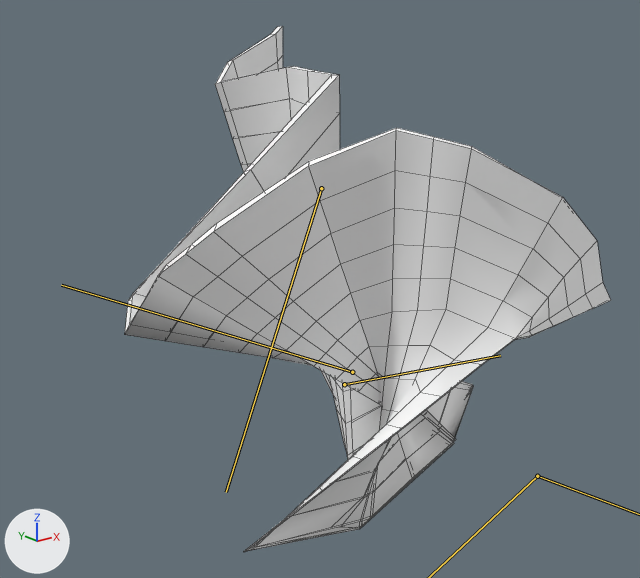
The FBX model SparkleLeaf/Assets/Art/Models/paperPlane.fbx as it was, and as the next commit left it.
Camera for both pictures: a camera (50 mm lens) standing at (-0.1179, -0.1386, 0.0791) and looking at (-0.0033, 0.0046, 0.0218). Every picture has the same lights, and +X, +Y and +Z are marked at lower left. Both versions are drawn at frame 5 of the action 'rotateR_001'; the numbers are the values there. The bones that change are drawn over the model as lines. Mesh edges are drawn as thin lines.
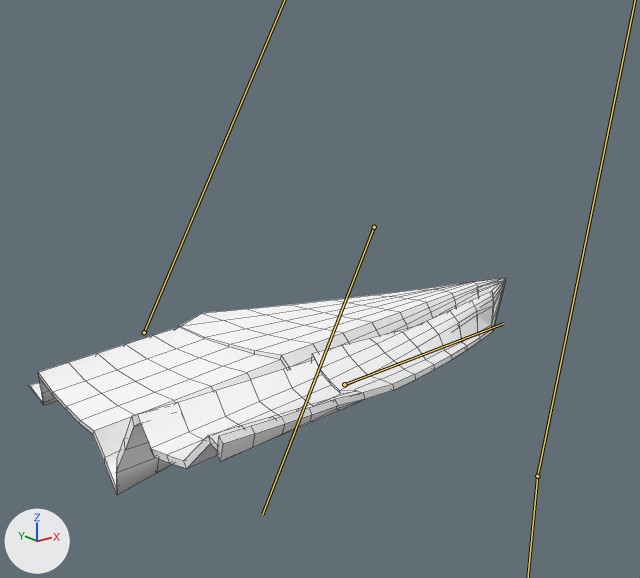
Location of each change, (x1, y1, x2, y2) in pixels of the pictures (640 x 578 px):
'plane', posed (59% shorter)
    before: (125, 26, 611, 552)
    after: (29, 278, 506, 495)
bone 'root', root to tip
    before: (344, 384) to (500, 355)
    after: (344, 384) to (503, 323)
bone 'spine_L', root to tip
    before: (537, 476) to (538, 476)
    after: (537, 476) to (537, 475)
bone 'wing_01_L', root to tip
    before: (537, 476) to (538, 475)
    after: (537, 476) to (537, 475)
bone 'spine_R', root to tip
    before: (537, 476) to (538, 475)
    after: (537, 476) to (537, 475)
bone 'wing_03_R', root to tip
    before: (352, 372) to (61, 285)
    after: (374, 227) to (262, 514)

What the commit changed:
Bone 'root' (bone_root) turns from (0, 0, 7) to (0, 0, -3) degrees about its own x, y and z.
Bone 'spine_L' (bone_spine_l) turns from (30, 0, 0) to (0, 0, 0) degrees about its own x, y and z.
Bone 'wing_01_L' (bone_wing_01_l) turns from (35, 0, 0) to (-11, 0, 0) degrees about its own x, y and z.
Bone 'wing_02_L' (bone_wing_02_l) turns from (52, 0, 0) to (10, 0, 0) degrees about its own x, y and z.
Bone 'wing_03_L' (bone_wing_03_l) turns from (25, 0, 0) to (-14, 0, 0) degrees about its own x, y and z.
Bone 'spine_R' (bone_spine_r) turns from (11, 0, 0) to (-13, 0, 0) degrees about its own x, y and z.
Bone 'wing_01_R' (bone_wing_01_r) turns from (58, 0, 0) to (-1, 0, 0) degrees about its own x, y and z.
Bone 'wing_02_R' (bone_wing_02_r) turns from (-17, 0, 0) to (2, 0, 0) degrees about its own x, y and z.
Bone 'wing_03_R' (bone_wing_03_r) turns from (13, 0, 0) to (-13, 0, 0) degrees about its own x, y and z.
